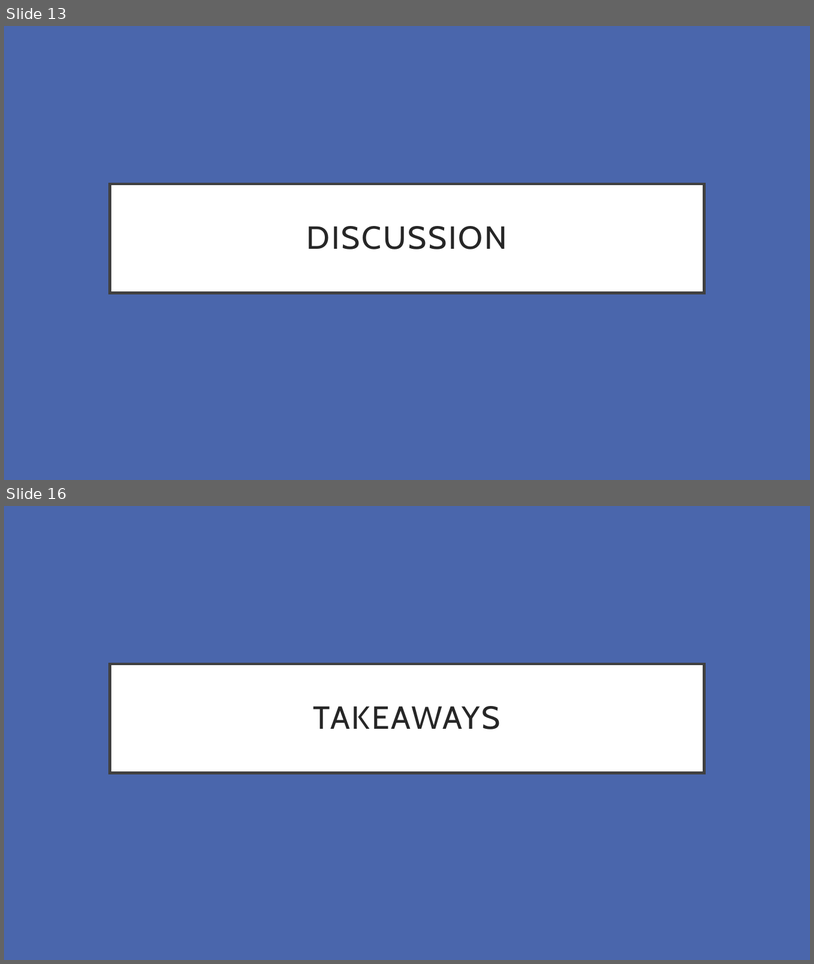
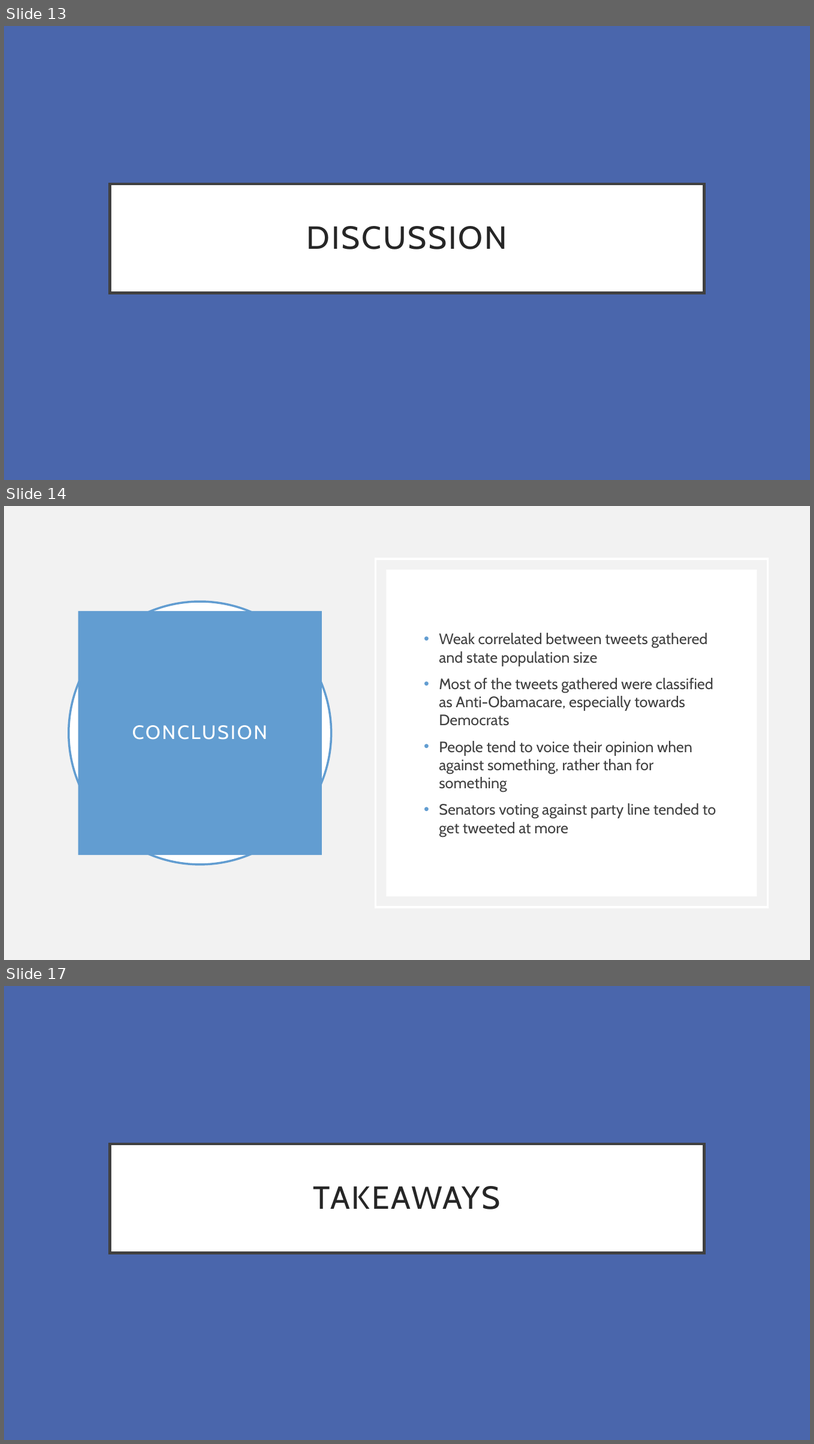
Before and after one commit to oliviaroy20/SocialSensing, a slide deck: Final Presentation.pptx. Shown one above the other, each under a label of ours: slides 13 and 16 before the commit, slides 13, 14 and 17 after it; the slides between them are not shown. The pictures are 814x964 and 814x1444 pixels, drawn with LibreOffice and Linux fonts; fonts in the diff are those of the drawing. Boxes give left, top, right and bottom in pixels: in the first picture for what was removed or moved away, otherwise in the second. Text is boxed around its words. In the diff, an @@ line names an element or a change of style, - is before the commit and + after.

```diff
--- a/Final Presentation.pptx
+++ b/Final Presentation.pptx
@@ slide 14 added at [4, 506, 810, 960], background #F2F2F2 @@
@@ rectangle added at [375, 559, 768, 907], outline #FFFFFF 2.5 pt @@
@@ rectangle added at [386, 570, 757, 896], fill #FFFFFF @@
@@ ellipse added at [69, 601, 331, 864], fill #FFFFFF, outline #629DD1 2.5 pt @@
@@ title added at [78, 611, 322, 855], fill #629DD1, 23 pt, text #FFFFFF @@
+CONCLUSION
@@ text added at [439, 633, 716, 837], 18 pt, text #404040 @@
+• Weak correlated between tweets gathered and state population size
+• Most of the tweets gathered were classified as Anti-Obamacare, especially towards Democrats
+• People tend to voice their opinion when against something, rather than for something
+• Senators voting against party line tended to get tweeted at more
@@ what was slide 16 is now slide 17 @@
```
Also in this commit, not shown: 2 slides changed, 5 other slides added, 6 slides removed, 3 other files.
